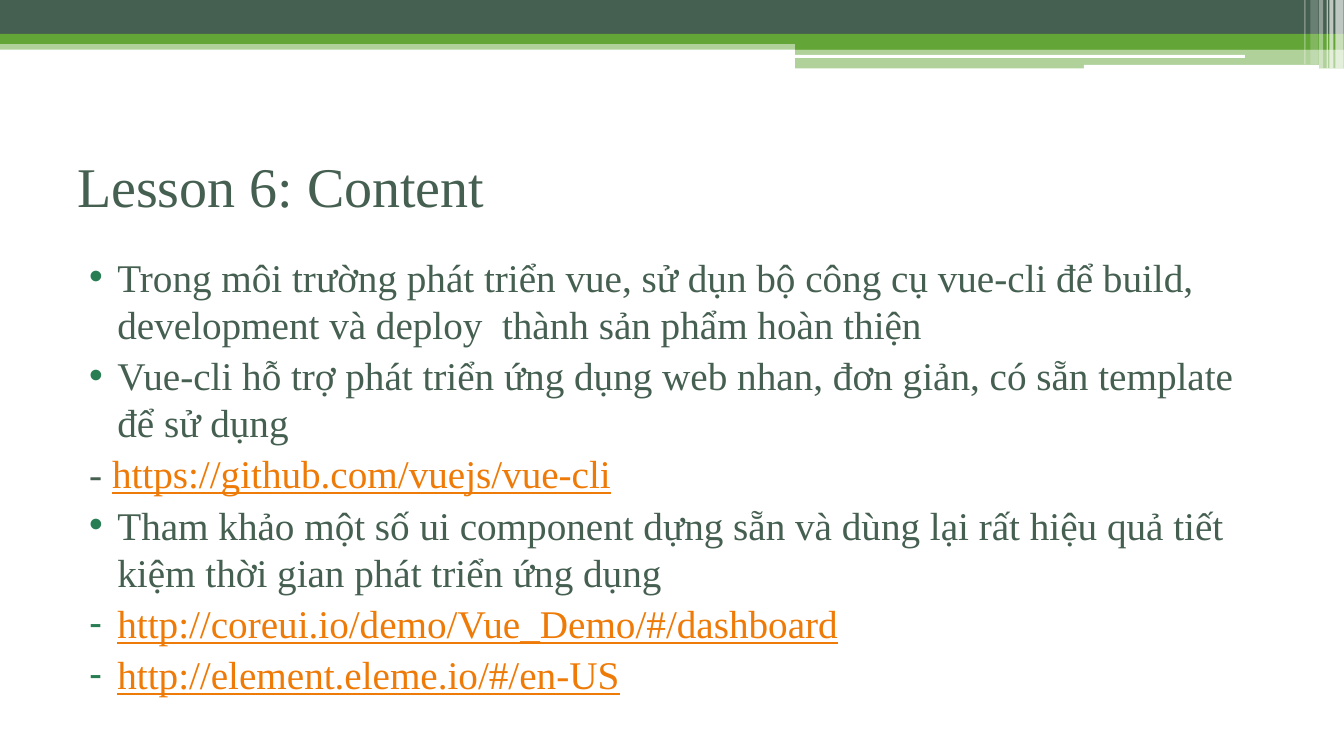
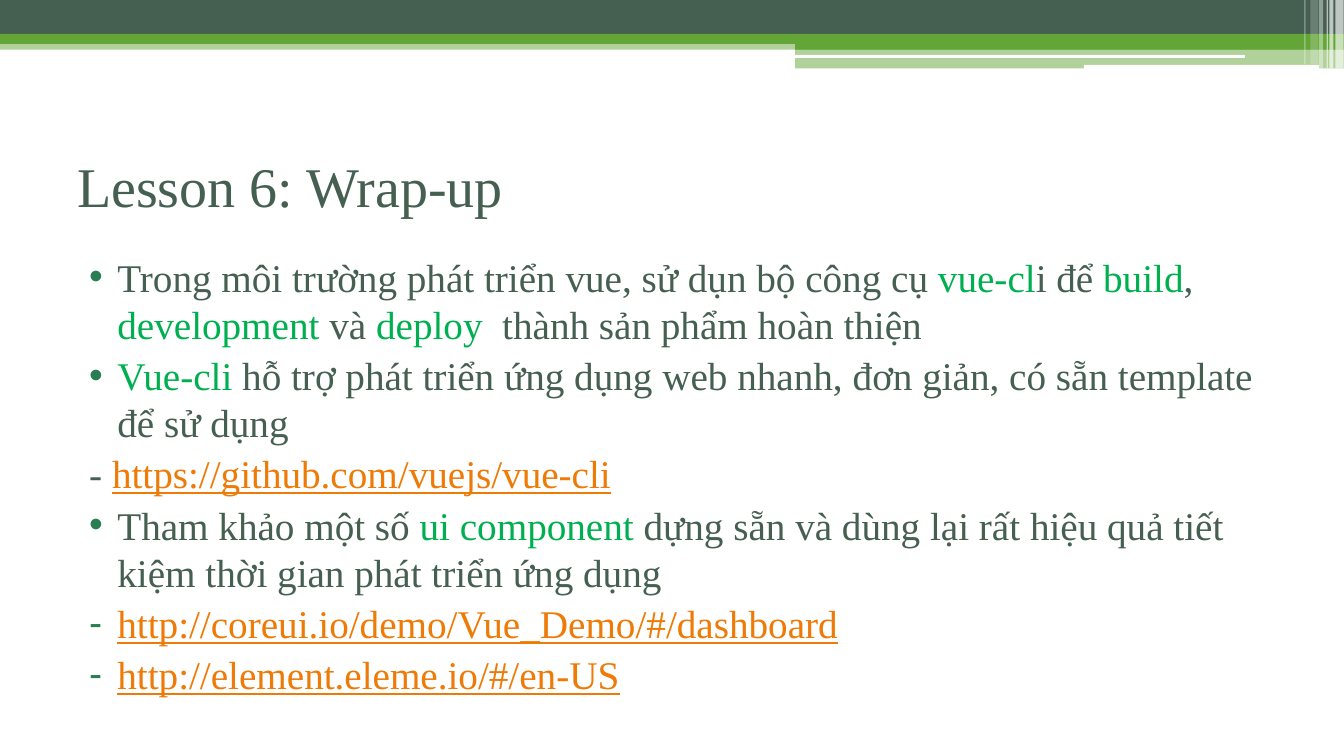
Before and after one commit to phamtuanchip/7dayswithvuejs, a slide deck: slide 39 of vuejs-2.0.pptx (slide 37 before the commit). Drawn at 1344x756 pixels with LibreOffice and Linux fonts; fonts in the diff are those of the drawing. Boxes give left, top, right and bottom in pixels: in the first picture for what was removed or moved away, otherwise in the second. Text is boxed around its words. In the diff, an @@ line names an element or a change of style, - is before the commit and + after.

Commit message:
add slides content

```diff
--- a/vuejs-2.0.pptx
+++ b/vuejs-2.0.pptx
@@ title at [77, 170, 503, 217]: text changed @@
-Lesson 6: Content
+Lesson 6: Wrap-up
@@ text at [117, 263, 1223, 594]: text colour #455F51 to #00B050 in "vue-cli build, development deploy", "ui component" @@
@@ text at [117, 361, 1253, 445]: text changed @@
-• Vue-cli hỗ trợ phát triển ứng dụng web nhan, đơn giản, có sẵn template để sử dụng
+• Vue-cli hỗ trợ phát triển ứng dụng web nhanh, đơn giản, có sẵn template để sử dụng
```
Also in this commit, not shown: 24 other slides changed, 2 slides added.
